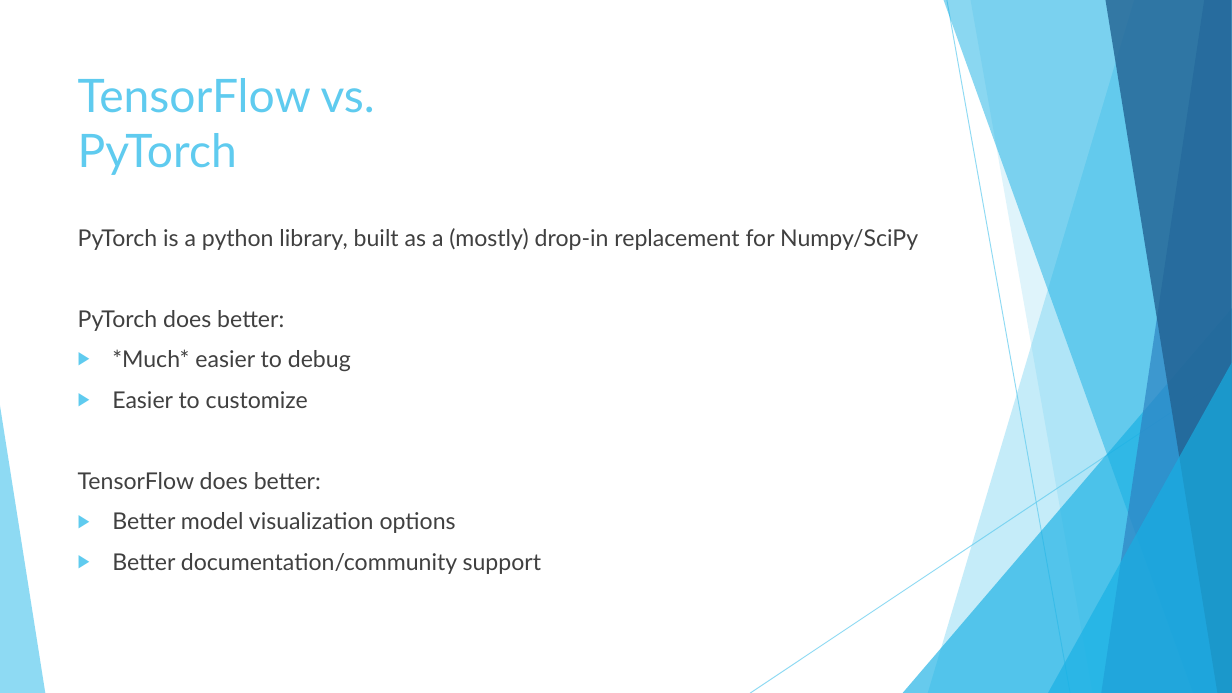
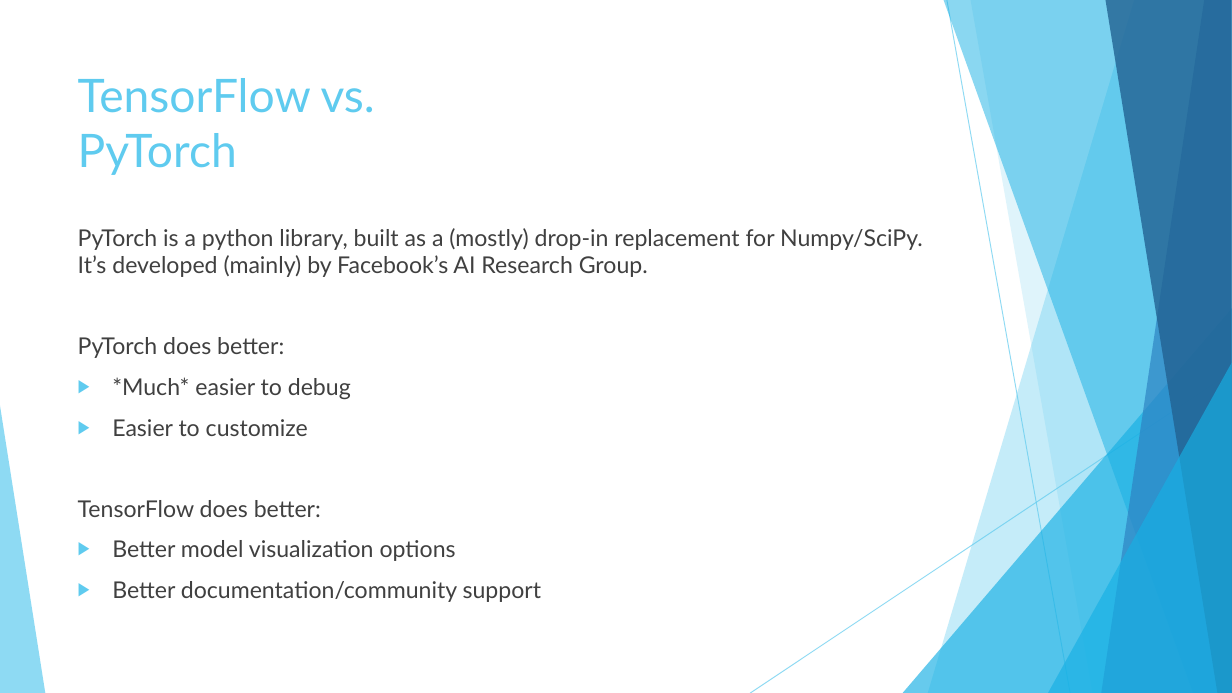
Before and after one commit to Calvinxc1/TensorFlow_Presentation, a slide deck: slide 8 of Intro to TensorFlow.pptx. Drawn at 1232x693 pixels with LibreOffice and Linux fonts; fonts in the diff are those of the drawing. Boxes give left, top, right and bottom in pixels: in the first picture for what was removed or moved away, otherwise in the second. Text is boxed around its words. In the diff, an @@ line names an element or a change of style, - is before the commit and + after.

```diff
--- a/Intro to TensorFlow.pptx
+++ b/Intro to TensorFlow.pptx
@@ text at box(78, 228, 923, 277): text changed @@
-PyTorch is a python library, built as a (mostly) drop-in replacement for Numpy/SciPy
+PyTorch is a python library, built as a (mostly) drop-in replacement for Numpy/SciPy. It’s developed (mainly) by Facebook’s AI Research Group.
```
Also in this commit, not shown: 8 other slides changed, 1 other file.
